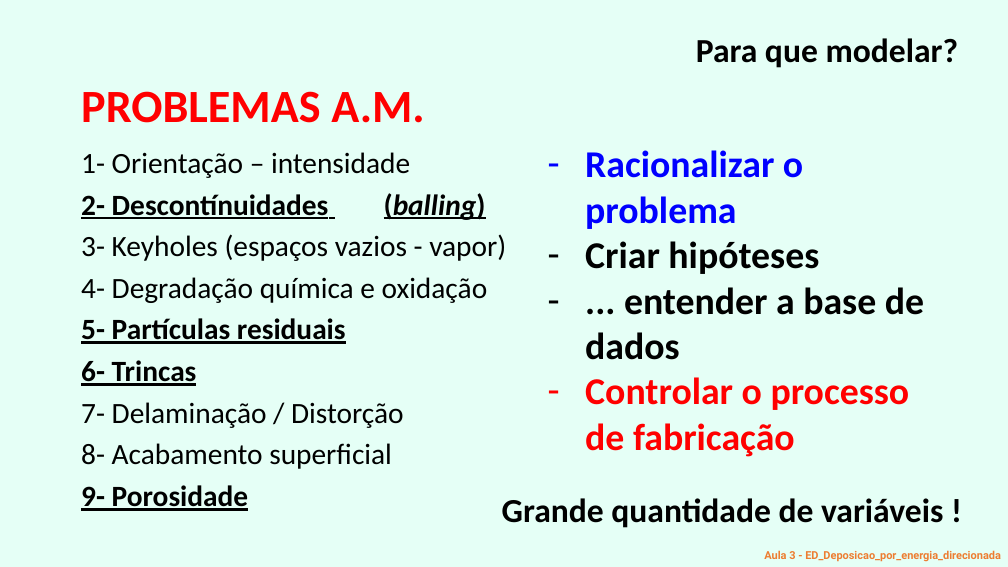
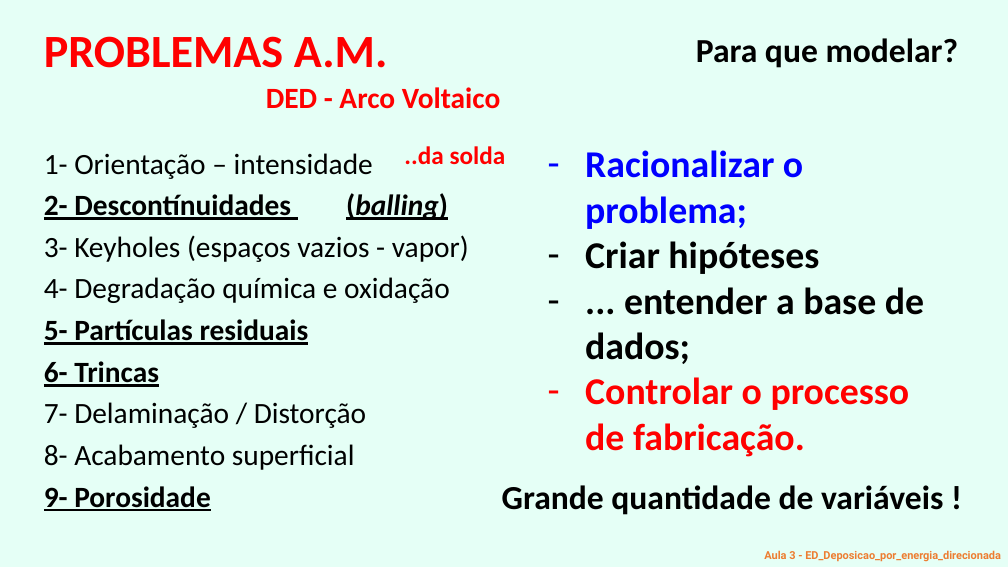
Before and after one commit to grossiRM/AM_FEG, a slide deck: slide 3 of Plano_V02_iii_AM_FEG/d_Topicos Especiais - Introducao a Manufatura Aditiva para Metais.pptx. Drawn at 1008x567 pixels with LibreOffice and Linux fonts; fonts in the diff are those of the drawing. Boxes give left, top, right and bottom in pixels: in the first picture for what was removed or moved away, otherwise in the second. Text is boxed around its words. In the diff, an @@ line names an element or a change of style, - is before the commit and + after.

```diff
--- a/Plano_V02_iii_AM_FEG/d_Topicos Especiais - Introducao a Manufatura Aditiva para Metais.pptx
+++ b/Plano_V02_iii_AM_FEG/d_Topicos Especiais - Introducao a Manufatura Aditiva para Metais.pptx
@@ text "PROBLEMAS A.M." rewrapped from [81, 91, 506, 511] to [44, 36, 469, 511] @@
@@ text added at [266, 87, 501, 109], 28 pt, text #FF0000, bold @@
+DED - Arco Voltaico
@@ text added at [404, 146, 506, 165], 24 pt, text #FF0000, bold @@
+..da solda
@@ text at [585, 150, 803, 229]: text changed @@
-– Racionalizar o problema
+– Racionalizar o problema;
@@ text at [585, 287, 924, 457]: text changed @@
-– ... entender a base de dados
-– Controlar o processo de fabricação
+– ... entender a base de dados;
+– Controlar o processo de fabricação.
@@ text "Grande quantidade de variáveis !": place and size @@
-text "Grande quantidade de variáveis !" at [502, 498, 943, 528]
+text "Grande quantidade de variáveis !" at [502, 485, 943, 515]
```
Also in this commit, not shown: 8 other slides changed, 4 slides added, 1 slide removed, 4 other files.
